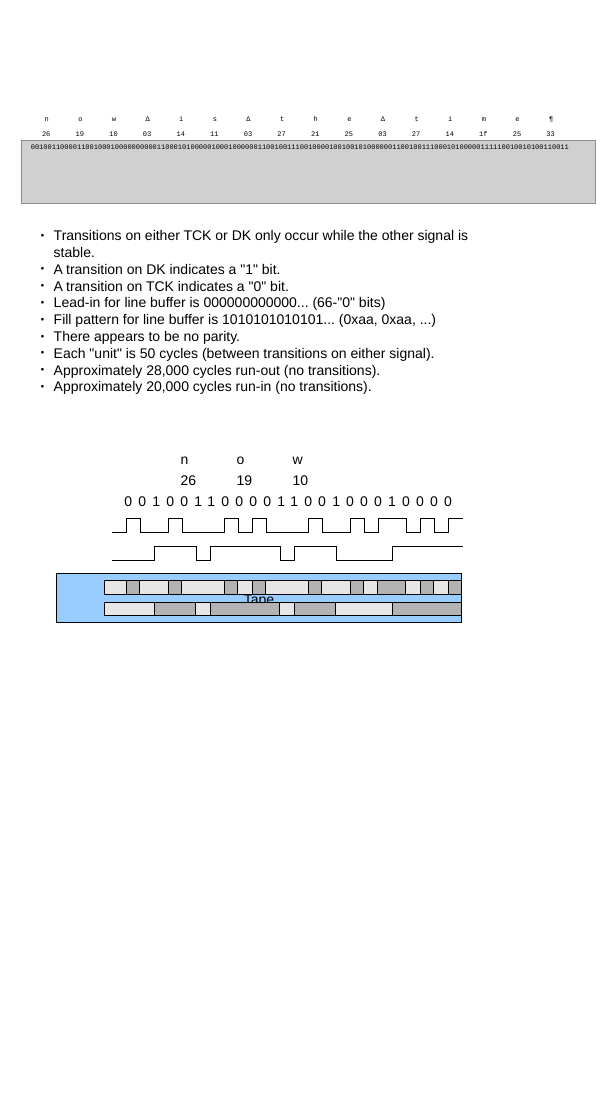
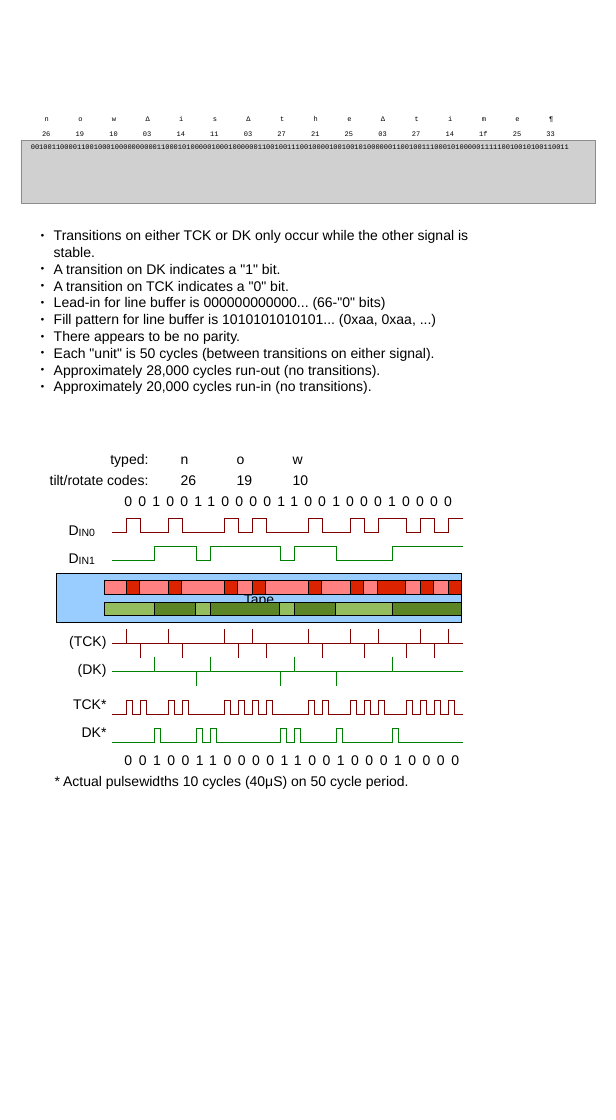
Before and after one commit to durgadas311/wang, a slide deck: slide 1 of w1200-sim/docs/src/wang1200tape.odp. Drawn at 616x1120 pixels with LibreOffice and Linux fonts; fonts in the diff are those of the drawing; grey boxes stand for pictures. Boxes give left, top, right and bottom in pixels: in the first picture for what was removed or moved away, otherwise in the second. Text is boxed around its words. In the diff, an @@ line names an element or a change of style, - is before the commit and + after.

```diff
--- a/w1200-sim/docs/src/wang1200tape.odp
+++ b/w1200-sim/docs/src/wang1200tape.odp
@@ text added at (x1=50, y1=475, x2=148, y2=485), 18 pt, text #000000 @@
+tilt/rotate codes:
@@ text added at (x1=110, y1=454, x2=148, y2=467), 18 pt, text #000000 @@
+typed:
@@ text added at (x1=63, y1=515, x2=112, y2=539), 23.3 pt, text #000000 @@
+DIN0
@@ freeform shape at (x1=112, y1=518, x2=462, y2=532): outline #000000 0 pt to #800000 0 pt @@
@@ text added at (x1=63, y1=543, x2=112, y2=567), 23.3 pt, text #000000 @@
+DIN1
@@ freeform shape at (x1=112, y1=546, x2=462, y2=560): outline #000000 0 pt to #008000 0 pt @@
@@ rectangle at (x1=105, y1=581, x2=462, y2=595): fill #E6E6E6 to #FF8080 @@
@@ fill #B3B3B3 to #DC2300 in 9 elements at (x1=126, y1=581, x2=140, y2=595), (x1=168, y1=581, x2=182, y2=595), (x1=224, y1=581, x2=238, y2=595), (x1=252, y1=581, x2=266, y2=595), (x1=308, y1=581, x2=322, y2=595), (x1=350, y1=581, x2=364, y2=595), (x1=378, y1=581, x2=406, y2=595), (x1=420, y1=581, x2=434, y2=595), (x1=448, y1=581, x2=462, y2=595) @@
@@ rectangle at (x1=105, y1=602, x2=462, y2=616): fill #E6E6E6 to #94BD5E @@
@@ fill #B3B3B3 to #5C8526 in 4 elements at (x1=154, y1=602, x2=196, y2=616), (x1=210, y1=602, x2=280, y2=616), (x1=294, y1=602, x2=336, y2=616), (x1=392, y1=602, x2=462, y2=616) @@
@@ text added at (x1=69, y1=636, x2=106, y2=649), 18 pt, text #000000 @@
+(TCK)
@@ freeform shape added at (x1=112, y1=630, x2=462, y2=658), outline #800000 0 pt @@
@@ freeform shape added at (x1=112, y1=658, x2=462, y2=686), outline #008000 0 pt @@
@@ text added at (x1=78, y1=664, x2=107, y2=677), 18 pt, text #000000 @@
+(DK)
@@ text added at (x1=73, y1=699, x2=106, y2=709), 18 pt, text #000000 @@
+TCK*
@@ freeform shape added at (x1=112, y1=700, x2=462, y2=714), outline #800000 0 pt @@
@@ text added at (x1=82, y1=727, x2=107, y2=737), 18 pt, text #000000 @@
+DK*
@@ freeform shape added at (x1=112, y1=728, x2=462, y2=742), outline #008000 0 pt @@
@@ text added at (x1=119, y1=749, x2=465, y2=770), 18 pt, text #000000 @@
+001001100001100100010000
@@ text added at (x1=63, y1=776, x2=409, y2=789), 18 pt, text #000000 @@
+* Actual pulsewidths 10 cycles (40μS) on 50 cycle period.
```
Also in this commit, not shown: 4 other files.
